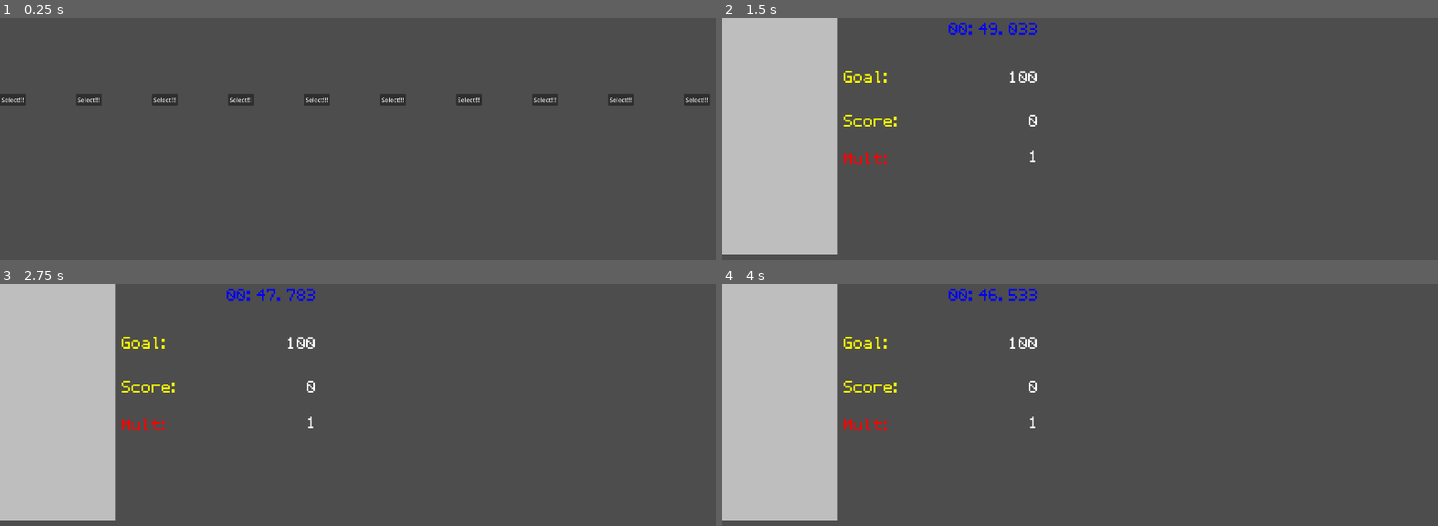
Above: before the commit, frames 1-4 (two rows, left to right).
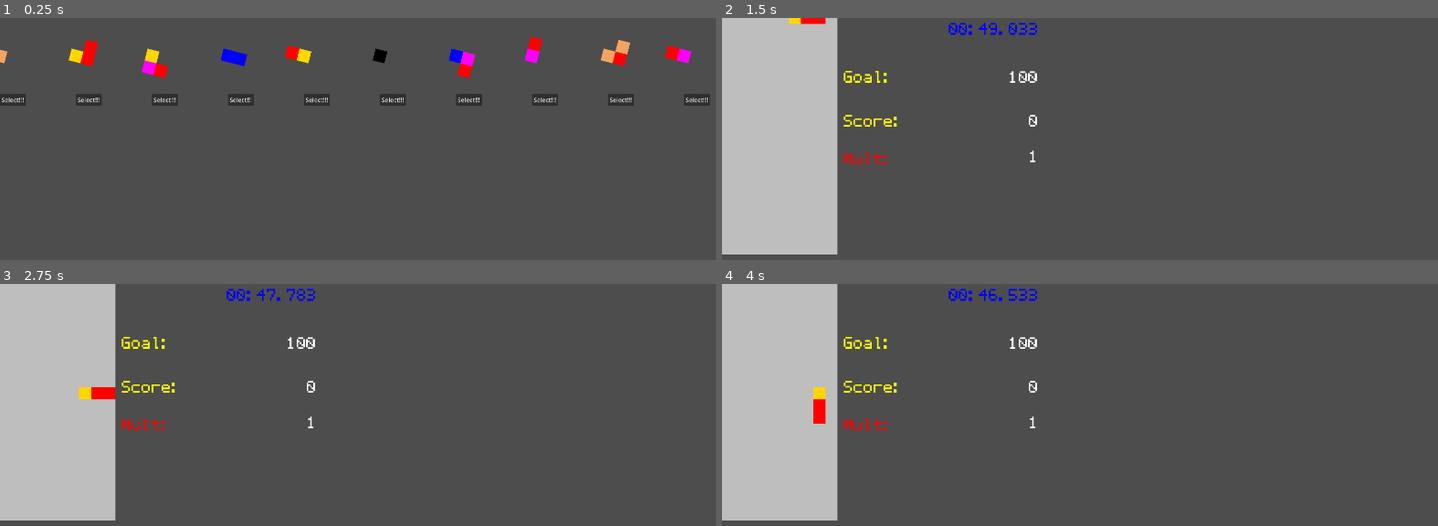
Above: after the commit, the same moments.

Repository: AsgerHB/create-jam-spring-2025
Game: Godot game, scene res://Scenes/RunDuplicate.tscn
The game is run twice, just before and just after one commit, with the same random seed, the same clock (stepped at 60 frames per second) and the same inputs.
Inputs:
- Up to frame 1 (0.25 s): no input
- Up to frame 2 (1.5 s): click "Select!!!" at 0.5 s; tap Enter at 1.25 s; hold Right (ui_right) from 1.28 s (still down)
- Up to frame 3 (2.75 s): release Right (ui_right) at 2.03 s; hold Down (ui_down) from 2.03 s (still down)
- Up to frame 4 (4 s): release Down (ui_down) at 2.78 s; hold Right (ui_right) 2.78-3.53 s; hold Up (ui_up) from 3.53 s (still down)

The runs differ from the first frame. In frame 1, 1.9% of the frame differs, in the area x 0-97%, y 7-25%; in frame 2, 0.1%; in frame 3, 0.3%; in frame 4, 0.3%.
Error before the commit: Parse Error: Cannot find member "Compressed" in base "Cell.Type". (res://Scripts/Cell.gd:27)

Commit message:
Mix faster
fix master

Diff:
--- a/Scripts/Cell.gd
+++ b/Scripts/Cell.gd
@@ -5,6 +5,7 @@
 
 enum Type {
 	Standard,
+	Compressed,
 	Sand,
 	Balloon,
 	Gold,
@@ -14,6 +15,7 @@
 const cell_complexity_score = {
 	Type.Standard: 1,
 	Type.Sand: 2,
+	Type.Compressed: 2,
 	Type.Balloon: 2,
 	Type.Gold: 2,
 	Type.Bomb: 3,
Not shown: 1 places in Prefabs/Cell.tscn that only renumber resources
Not shown: 1 places in Prefabs/ScoreEffect.tscn that only renumber resources
Not shown: 1 places in Scenes/Run.tscn that only renumber resources
